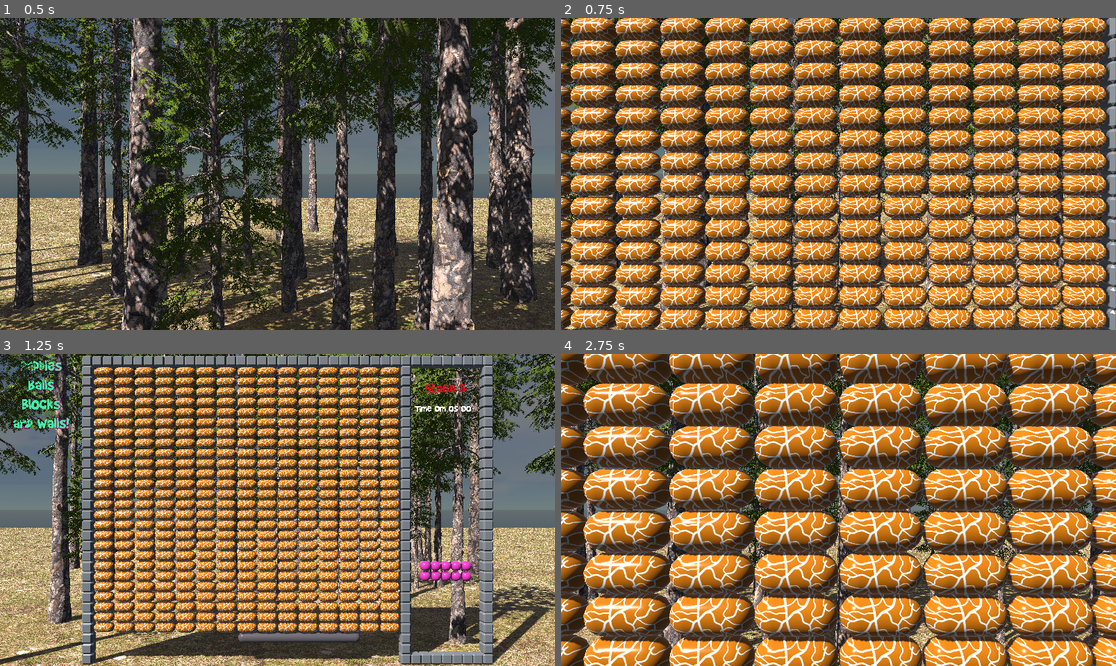
Above: before the commit, frames 1-4 (two rows, left to right).
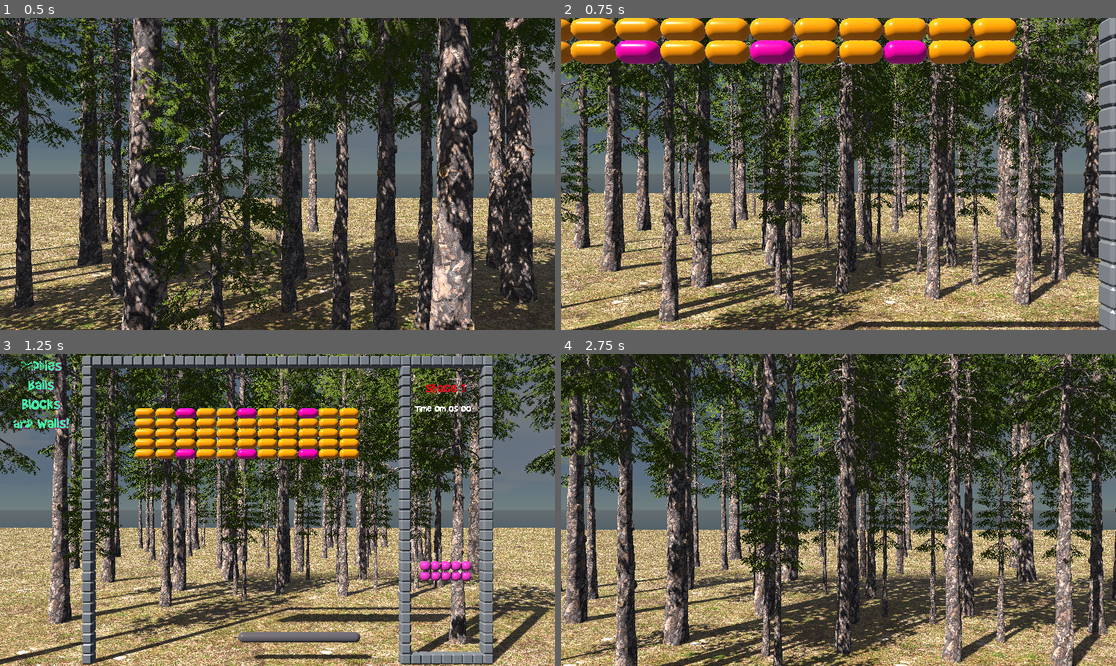
Above: after the commit, the same moments.

Repository: Chaduke/paddles_balls_blocks_walls
Game: Godot game, scene res://scenes/main.tscn
Same seed, same stepped clock (60 frames per second), same inputs: the game is played once before the commit and once after it.
Inputs (mouse positions are in pixels of both pictures, inside the frame that each line leads up to):
- Up to frame 1 (0.5 s): no input
- Up to frame 2 (0.75 s): move the mouse to (866, 174) at 0.52 s; right-click (866, 174) at 0.6 s
- Up to frame 3 (1.25 s): no input
- Up to frame 4 (2.75 s): tap Enter at 1.25 s; move the mouse to (810, 510) at 1.27 s; click (810, 510) at 1.35 s; tap R (reset) at 2 s; move the mouse to (849, 503) at 2.02 s; right-click (849, 503) at 2.1 s

Frame 1 is identical in both runs. In frame 2, 87% of the frame differs, in the area x 0-99%, y 0-100%; in frame 3, 44%; in frame 4, 88%, in the area x 0-100%, y 0-100%.
Error after the commit: Attempt to call function 'add_child' in base 'null instance' on a null instance. (res://scripts/block.gd:11)

Commit message:
Set start level to 1.

Diff:
--- a/scripts/global.gd
+++ b/scripts/global.gd
@@ -1,7 +1,7 @@
 # global.gd
 extends Node
 
-var current_stage = 6
+var current_stage = 2
 var current_ball_size = 2
 var infinite_balls = false
 
--- a/scripts/main.gd
+++ b/scripts/main.gd
@@ -33,6 +33,11 @@
 			ball.queue_free()
 			balls.erase(ball)
 			break
+
+func remove_all_balls():
+	for ball in balls:
+		ball.queue_free()
+		balls.erase(ball)
 
 func spawn_ball():
 	if camera.position.z < 0:
--- a/scripts/stage.gd
+++ b/scripts/stage.gd
@@ -48,9 +48,12 @@
 		stages_available = false
 
 func on_stage_cleared():
-	$stage_clear_label.text = "Stage " + str(Global.current_stage) + " Cleared!"
+	$stage_clear_label.text = "Stage " + str(Global.current_stage - 1) + " Cleared!"
 	$stage_clear_label.visible = true
 	$stage_clear_label2.visible = true
+	var main_scene = get_tree().root.get_child(1)
+	main_scene.remove_all_balls()
+
 
 func load_next_stage():
 	$stage_clear_label.visible = false
